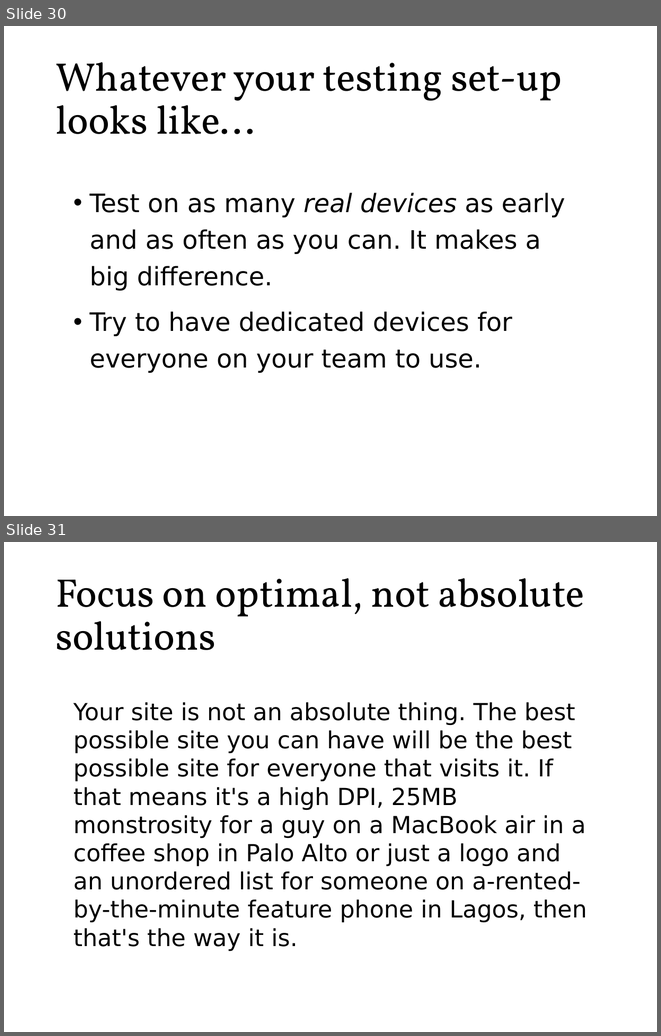
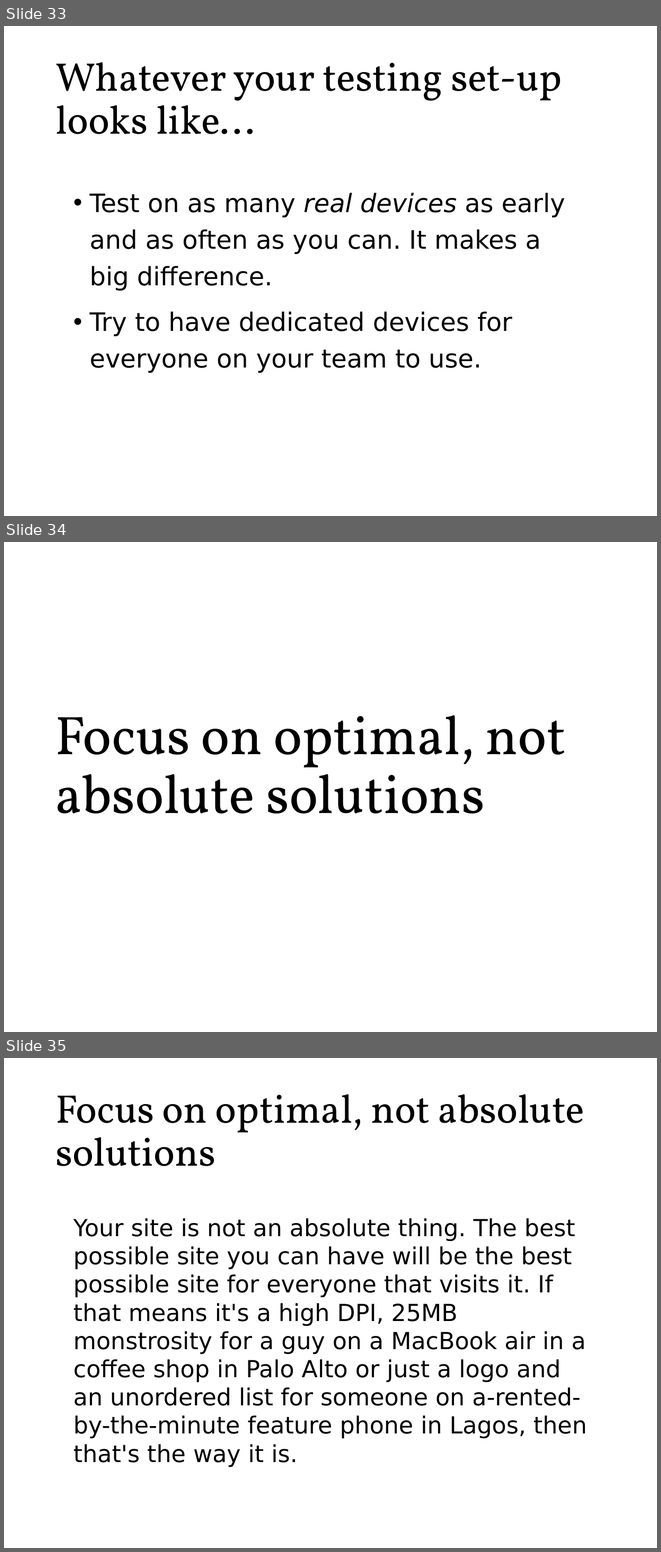
Before and after one commit to roblarsen/rob-larsen-presentations, a slide deck: wild-world-web.pptx. Shown one above the other, each under a label of ours: slides 30 and 31 before the commit, slides 33, 34 and 35 after it. The pictures are 661x1036 and 661x1552 pixels, drawn with LibreOffice and Linux fonts; fonts in the diff are those of the drawing; background and template pictures are left out. Boxes give left, top, right and bottom in pixels: in the first picture for what was removed or moved away, otherwise in the second. Text is boxed around its words. In the diff, an @@ line names an element or a change of style, - is before the commit and + after.

```diff
--- a/wild-world-web.pptx
+++ b/wild-world-web.pptx
@@ slide 34 added at <box>4,542,657,1032</box>, background picture (left out) @@
@@ title added at <box>55,715,566,813</box>, 60 pt, text #000000 @@
+Focus on optimal, not absolute solutions
@@ what was slide 30 is now slide 33 @@
@@ what was slide 31 is now slide 35 @@
```
Also in this commit, not shown: 7 other slides added, 1 other file.
